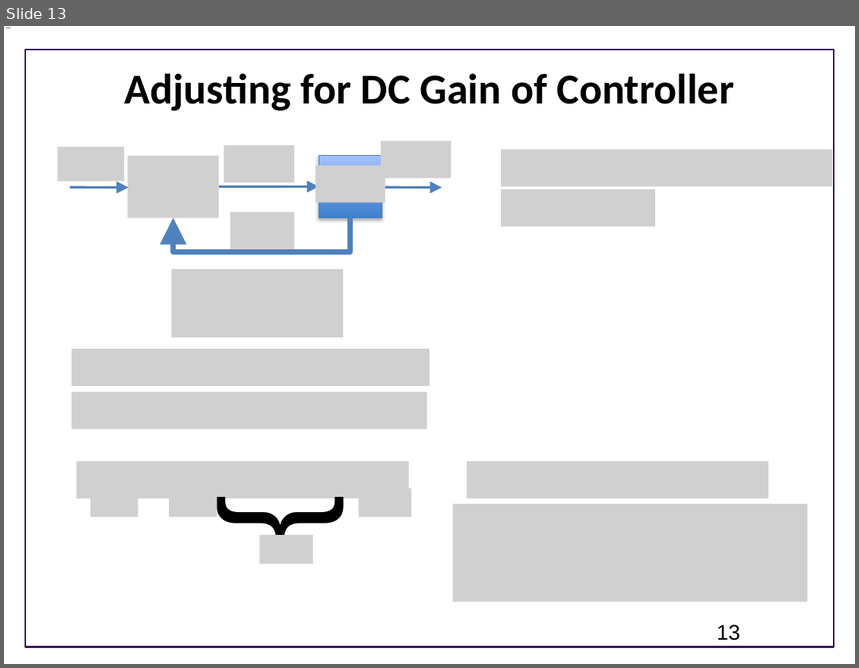
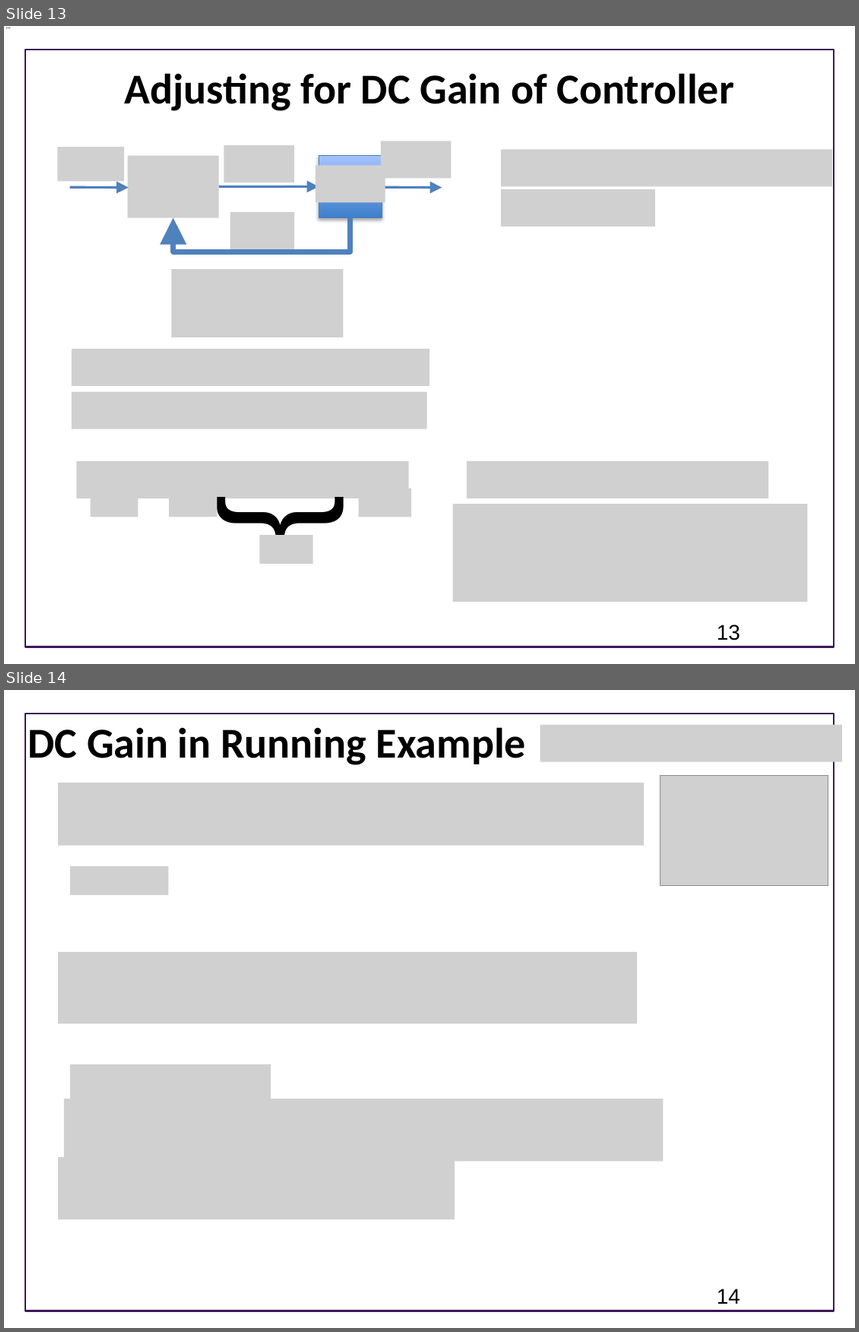
Before and after one commit to joseph-hellerstein/advanced-controls-lectures, a slide deck: Lecture_22_23-Designing-Closed-Loop-Systems/Designing-Full-State-Feedback.pptx. Shown one above the other, each under a label of ours: slide 13 before the commit, slides 13 and 14 after it. The pictures are 859x668 and 859x1332 pixels, drawn with LibreOffice and Linux fonts; fonts in the diff are those of the drawing; grey boxes stand for pictures; background and template pictures are left out. Boxes give left, top, right and bottom in pixels: in the first picture for what was removed or moved away, otherwise in the second. Text is boxed around its words. In the diff, an @@ line names an element or a change of style, - is before the commit and + after.

```diff
--- a/Lecture_22_23-Designing-Closed-Loop-Systems/Designing-Full-State-Feedback.pptx
+++ b/Lecture_22_23-Designing-Closed-Loop-Systems/Designing-Full-State-Feedback.pptx
@@ slide 14 added at (x1=4, y1=690, x2=855, y2=1328), background #FFFFFF; not listed: 1 template element that a slide beside it also shows @@
@@ title added at (x1=28, y1=727, x2=526, y2=765), 36 pt, text #000000, bold @@
+DC Gain in Running Example
@@ picture added at (x1=541, y1=725, x2=842, y2=762) @@
@@ picture added at (x1=661, y1=775, x2=829, y2=886) @@
@@ picture added at (x1=59, y1=783, x2=644, y2=846) @@
@@ picture added at (x1=707, y1=803, x2=814, y2=842) @@
@@ picture added at (x1=70, y1=866, x2=169, y2=895) @@
@@ picture added at (x1=59, y1=952, x2=637, y2=1024) @@
@@ picture added at (x1=70, y1=1065, x2=272, y2=1099) @@
@@ picture added at (x1=63, y1=1100, x2=663, y2=1161) @@
@@ picture added at (x1=59, y1=1157, x2=455, y2=1220) @@
@@ page number added at (x1=717, y1=1289, x2=740, y2=1304), 18 pt, text #000000 @@
+14
```
Also in this commit, not shown: 1 slide changed.
